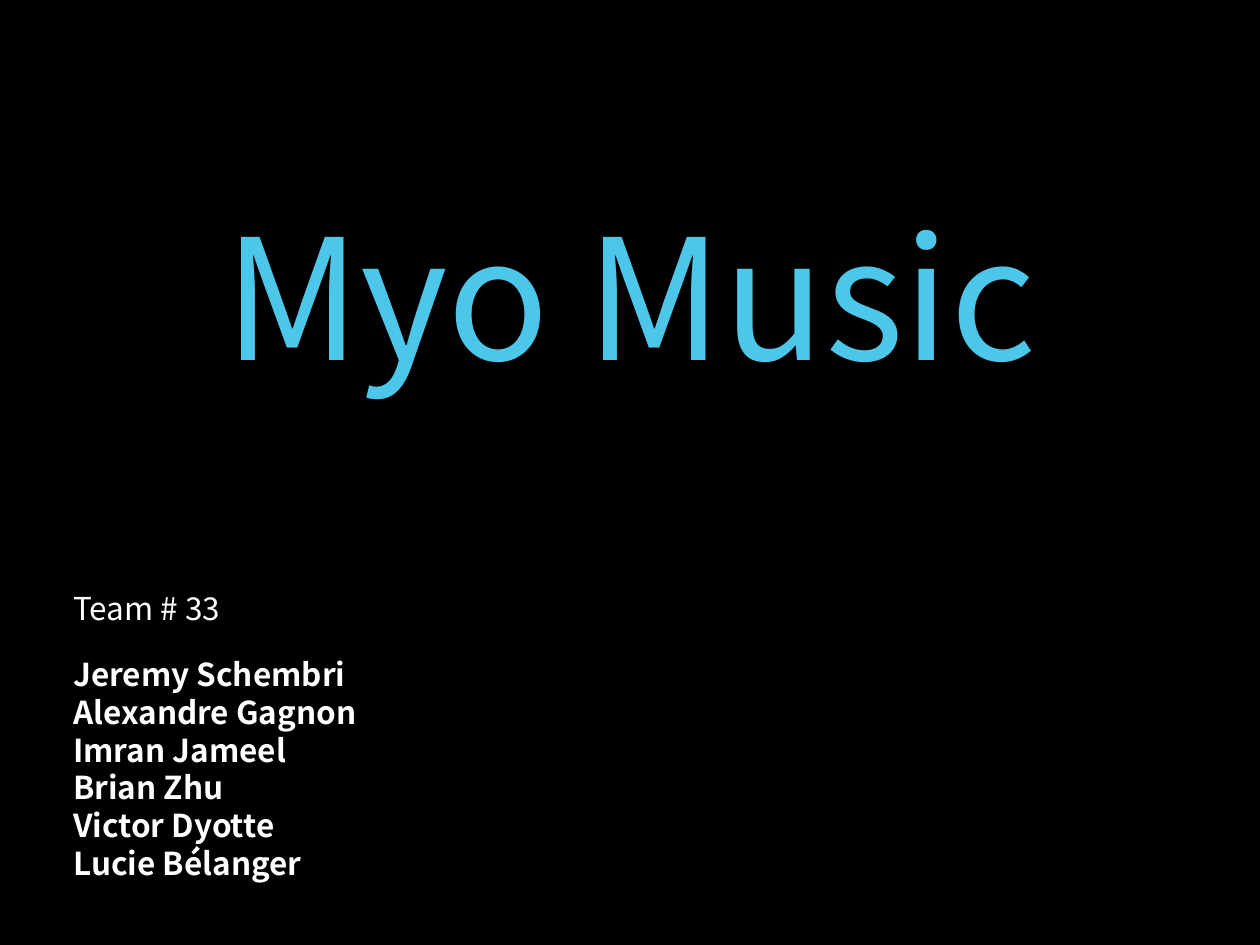
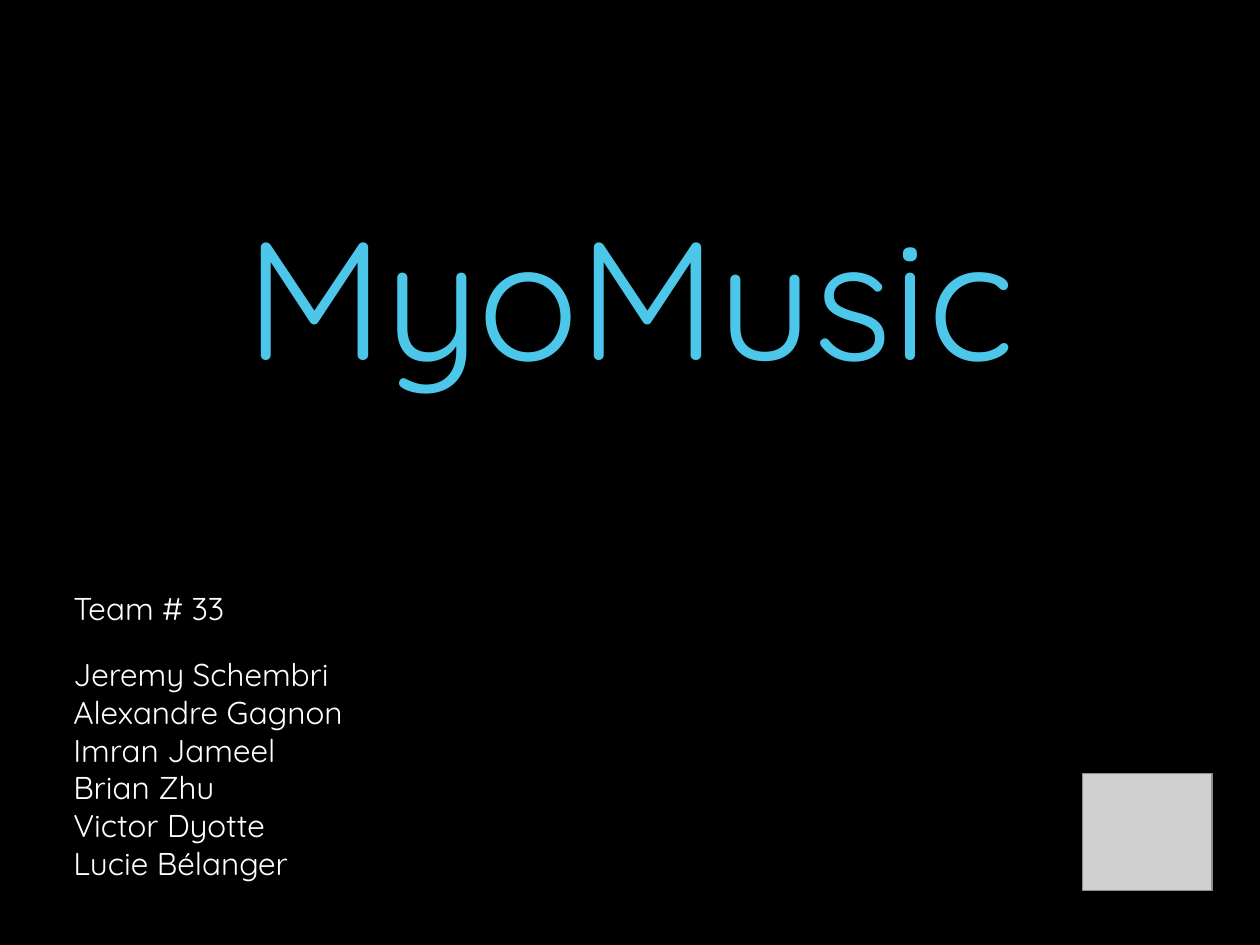
Before and after one commit to lucieb/MyoMusic, a slide deck: slide 1 of Presentation/MyoMusicPresentation.pptx. Drawn at 1260x945 pixels with LibreOffice and Linux fonts; fonts in the diff are those of the drawing; grey boxes stand for pictures. Boxes give left, top, right and bottom in pixels: in the first picture for what was removed or moved away, otherwise in the second. Text is boxed around its words. In the diff, an @@ line names an element or a change of style, - is before the commit and + after.

Commit message:
Presentation for DJ

```diff
--- a/Presentation/MyoMusicPresentation.pptx
+++ b/Presentation/MyoMusicPresentation.pptx
@@ title at (245,242,1014,394): text changed; font Noto Sans CJK SC to Quicksand @@
-Myo Music
+MyoMusic
@@ text "Team # 33" at (73,598,225,621): font Noto Sans CJK SC to Quicksand @@
@@ text "Jeremy Schembri" at (73,662,343,882): font Noto Sans CJK SC to Quicksand, bold off @@
@@ picture added at (1082,774,1212,891) @@
```
Also in this commit, not shown: 3 slides added, 4 slides removed.
